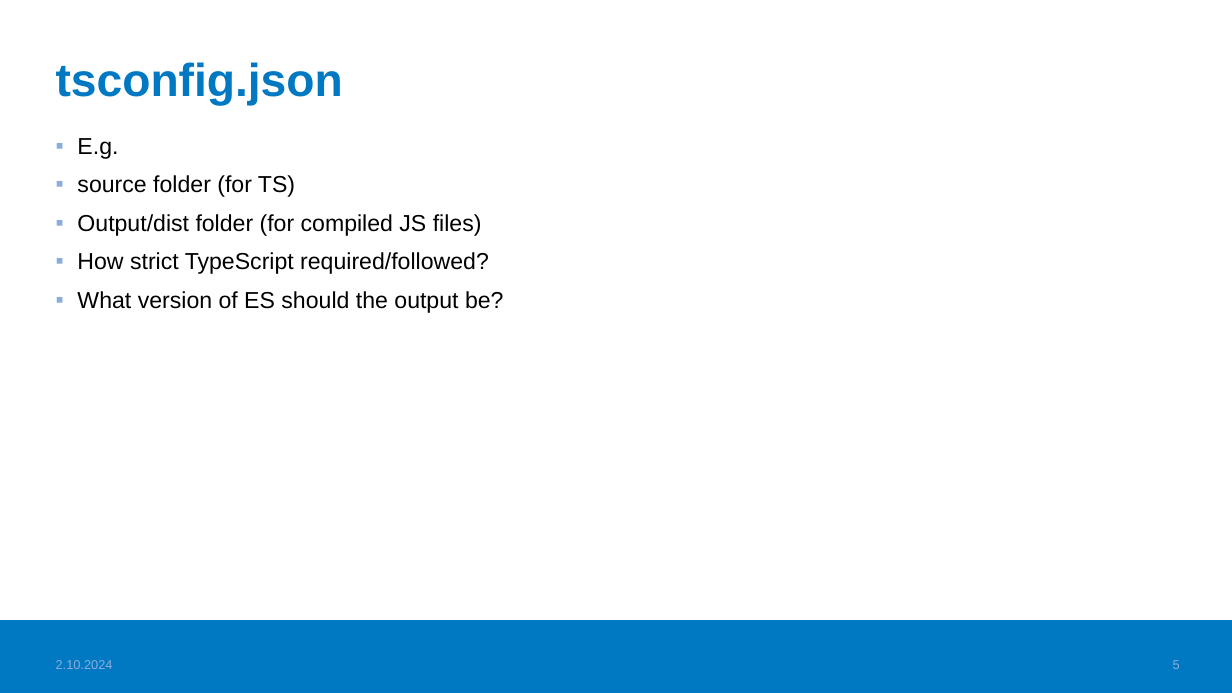
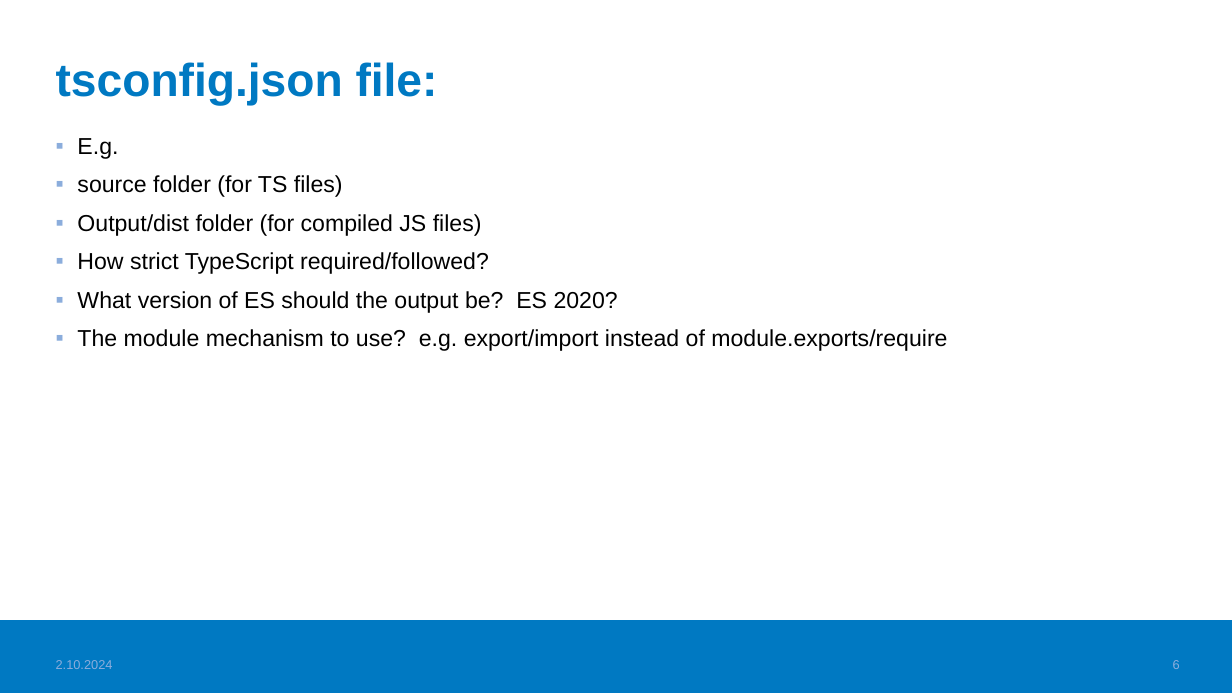
Before and after one commit to valju/JS_ES_Features, a slide deck: slide 6 of TS_basics/TypeScript_usage_understood.pptx (slide 5 before the commit). Drawn at 1232x693 pixels with LibreOffice and Linux fonts; fonts in the diff are those of the drawing; background and template pictures are left out. Boxes give left, top, right and bottom in pixels: in the first picture for what was removed or moved away, otherwise in the second. Text is boxed around its words. In the diff, an @@ line names an element or a change of style, - is before the commit and + after.

```diff
--- a/TS_basics/TypeScript_usage_understood.pptx
+++ b/TS_basics/TypeScript_usage_understood.pptx
@@ title at [56, 62, 438, 106]: text changed @@
-tsconfig.json
+tsconfig.json file:
@@ text at [77, 175, 343, 197]: text changed @@
-▪ source folder (for TS)
+▪ source folder (for TS files)
@@ text at [77, 291, 947, 351]: text changed @@
-▪ What version of ES should the output be?
+▪ What version of ES should the output be? ES 2020?
+▪ The module mechanism to use? e.g. export/import instead of module.exports/require
```
Also in this commit, not shown: 8 other slides changed, 1 slide removed, 1 other file.
